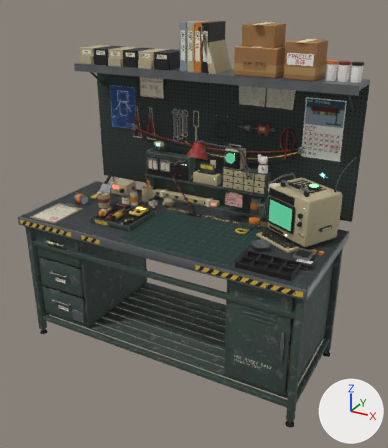
Before and after pictures for a commit that changed the FBX model ArtSource/RepairBenchV2/Export/RepairBenchV2.fbx.
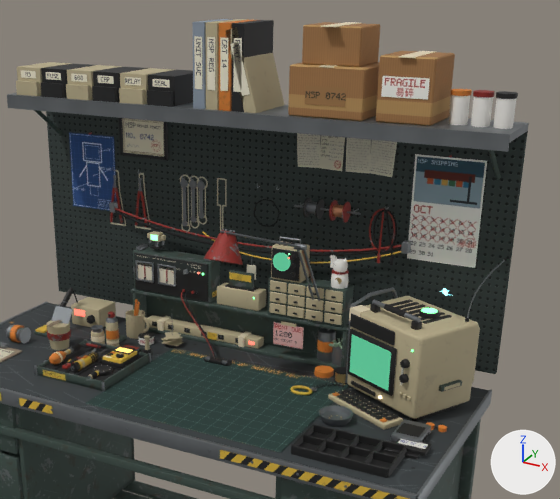
Each version is shown whole from a camera (50 mm lens) standing at (1.57, -2.11, 2.25) and looking at (0.09, 0.57, 0.91), then close up on the part from 18% to 100% of the width and 2% to 65% of the height. Every picture has the same lights, and +X, +Y and +Z are marked at lower right. The older version's two pictures come first. Where no turn or scale is listed for an object, it has been applied to the vertices.

Objects in the first close-up: 'BV2_Crt', 'BV2_Frame', 'BV2_Lamp_ArmLower', 'BV2_Lamp_ArmUpper', 'BV2_Lamp_Head', 'BV2_Mat', 'BV2_PartsTray', 'BV2_Pedestal', 'BV2_Pegboard', 'BV2_Riser', 'BV2_ShelfGoods', 'BV2_Top', 'BV2_TopLip', 'BV2_WallPrints', 'BV2_WallShelf' and 64 more.
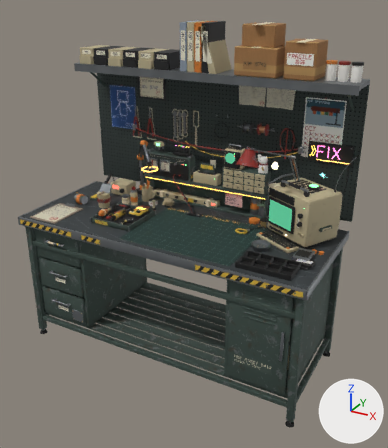
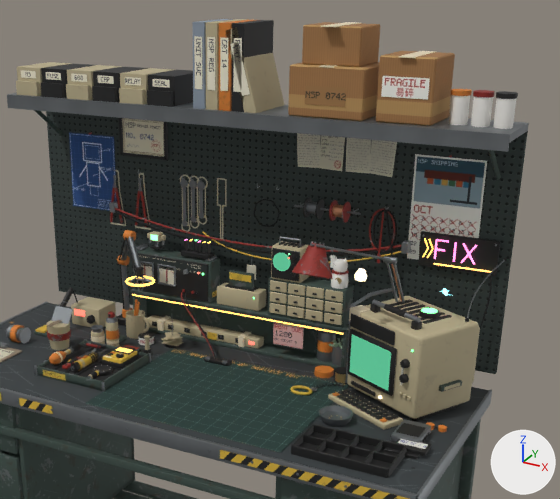
Boxes [x1, y1, x2, y2] around the edits, measured in the close-ups (560 x 499 px):
'BV2_NeonSign', added: after [418, 231, 501, 329]
'BV2_Lamp_Head', moved: before [204, 229, 243, 265]; after [292, 241, 333, 279]
'BV2_HelperArm', added: after [116, 230, 151, 326]
'BV2_LedStrip', added: after [132, 293, 344, 335]
'BV2_Lamp_ArmLower', moved: before [294, 243, 329, 331]; after [383, 256, 405, 302]
'BV2_Lamp_ArmUpper', moved: before [220, 231, 301, 248]; after [310, 243, 391, 261]
'BV2_DataShards', added: after [181, 240, 214, 260]
'BV2_HelperArm_Ring', added: after [125, 276, 155, 287]
'BV2_Lamp_Bulb', moved (not visible before): after [354, 268, 367, 282]

The change in detail:
Material 'M_BV2_NeonAmber' (mat_m_bv2_neonamber) is new.
Its base color is (1.0, 0.6, 0.15) (orange #ffcb6c).
Its roughness is 0.4.
Its emission color is (1.0, 0.55, 0.12) (orange #ffc461).
Its emission strength is 2.0.
Material 'M_BV2_NeonPink' (mat_m_bv2_neonpink) is new.
Its base color is (1.0, 0.25, 0.6) (pink #ff89cb).
Its roughness is 0.4.
Its emission color is (1.0, 0.22, 0.55) (pink #ff81c4).
Its emission strength is 2.0.
Mesh me_bv2_helperarm_ring is new.
It has 126 vertices, 122 faces and spans x -0.055..0.0549, y -0.055..0.055, z -0.0043..0.0043.
It uses material mat_m_bv2_neonamber (orange #ffcb6c, glowing orange #ffc461).
Mesh me_bv2_datashards is new.
It has 168 vertices, 182 faces and spans x -0.06..0.06, y -0.025..0.025, z 0.0..0.056.
Faces by material slot: [26, 156].
It uses material mat_m_bv2_foam (picture img_t_bv2_foam_png).
It uses material mat_m_bv2_darkplastic (picture img_t_bv2_rubber_png).
Mesh me_bv2_helperarm is new.
It has 270 vertices, 184 faces and spans x -0.04..0.291, y -0.305..0.035, z -0.03..0.404.
Faces by material slot: [75, 40, 48, 21].
It uses material mat_m_bv2_steelbare (picture img_t_bv2_steelbare_png).
It uses material mat_m_bv2_darkplastic (picture img_t_bv2_rubber_png).
It uses material mat_m_bv2_orange (picture img_t_bv2_orange_png).
It uses material mat_m_bv2_rubber (picture img_t_bv2_rubber_png).
Mesh me_bv2_neonsign is new.
It has 235 vertices, 190 faces and spans x -0.135..0.135, y -0.053..0.006, z -0.396..0.06.
Faces by material slot: [26, 20, 46, 36, 62].
It uses material mat_m_bv2_darkplastic (picture img_t_bv2_rubber_png).
It uses material mat_m_bv2_steelbare (picture img_t_bv2_steelbare_png).
It uses material mat_m_bv2_neonpink (pink #ff89cb, glowing pink #ff81c4).
It uses material mat_m_bv2_neonamber (orange #ffcb6c, glowing orange #ffc461).
It uses material mat_m_bv2_rubber (picture img_t_bv2_rubber_png).
Mesh me_bv2_ledstrip is new.
It has 32 vertices, 32 faces and spans x -0.445..0.445, y -0.004..0.005, z -0.006..0.006.
Faces by material slot: [26, 6].
It uses material mat_m_bv2_darkplastic (picture img_t_bv2_rubber_png).
It uses material mat_m_bv2_neonamber (orange #ffcb6c, glowing orange #ffc461).
Object 'BV2_Lamp_Head' (ob_bv2_lamp_head) moves from (0.12, 0.56, 1.4) to (0.44, 0.56, 1.4).
Object 'BV2_Lamp_Bulb' (ob_bv2_lamp_bulb) moves from (0.12, 0.56, 1.36) to (0.6, 0.56, 1.36).
Object 'BV2_Lamp_ArmLower' (ob_bv2_lamp_armlower) moves from (0.36, 0.935, 0.97) to (0.68, 0.935, 0.97).
Object 'BV2_Lamp_ArmUpper' (ob_bv2_lamp_armupper) moves from (0.3, 0.78, 1.36) to (0.62, 0.78, 1.36).
Object 'BV2_HelperArm_Ring' (ob_bv2_helperarm_ring) is new; it shows me_bv2_helperarm_ring.
Its location is (-0.265, 0.64, 1.19).
Object 'BV2_DataShards' (ob_bv2_datashards) is new; it shows me_bv2_datashards.
Its location is (-0.175, 0.9, 1.23).
Object 'BV2_HelperArm' (ob_bv2_helperarm) is new; it shows me_bv2_helperarm.
Its location is (-0.505, 0.9, 0.93).
Object 'BV2_NeonSign' (ob_bv2_neonsign) is new; it shows me_bv2_neonsign.
Its location is (0.78, 1.012, 1.345).
Object 'BV2_LedStrip' (ob_bv2_ledstrip) is new; it shows me_bv2_ledstrip.
Its location is (0.0, 0.855, 1.046).
